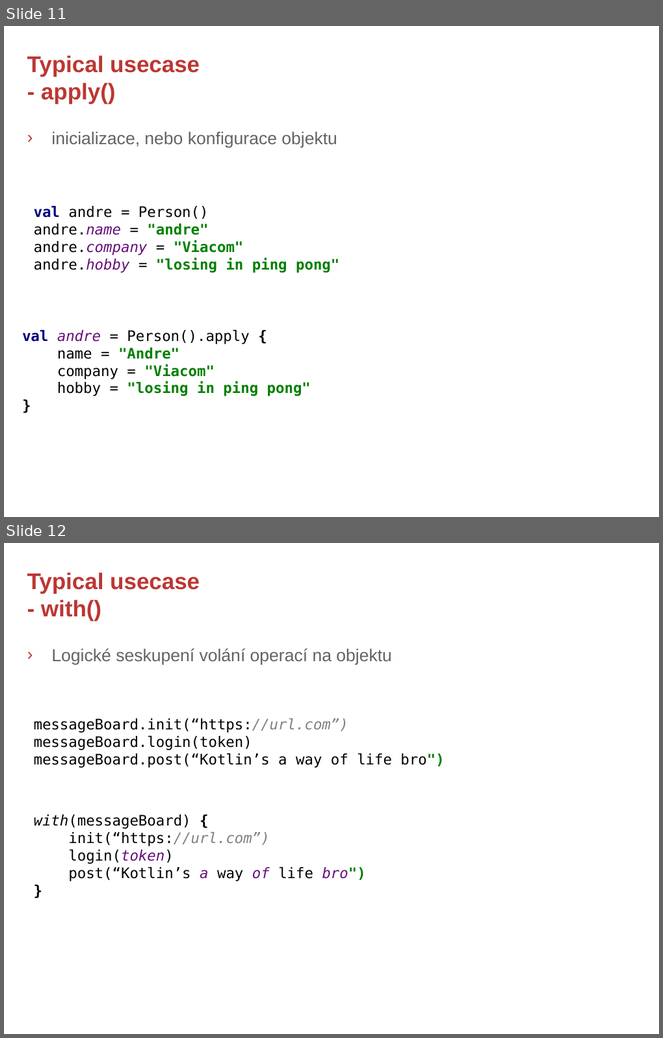
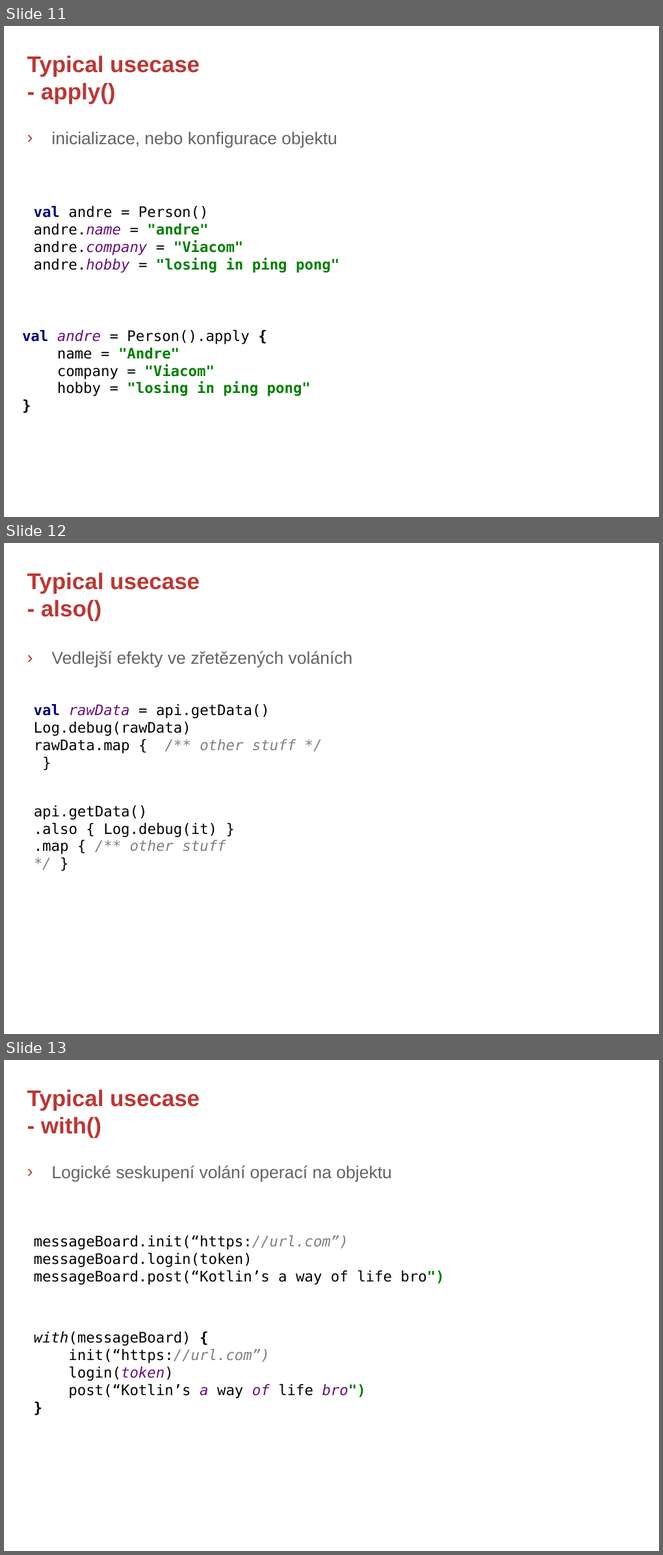
Before and after one commit to rokusjar/KotlinSkoleni, a slide deck: slides/Kotlin - 4. Standard Extension Functions.pptx. Shown one above the other, each under a label of ours: slides 11 and 12 before the commit, slides 11, 12 and 13 after it. The pictures are 663x1038 and 663x1555 pixels, drawn with LibreOffice and Linux fonts; fonts in the diff are those of the drawing; background and template pictures are left out. Boxes give left, top, right and bottom in pixels: in the first picture for what was removed or moved away, otherwise in the second. Text is boxed around its words. In the diff, an @@ line names an element or a change of style, - is before the commit and + after.

```diff
--- a/slides/Kotlin - 4. Standard Extension Functions.pptx
+++ b/slides/Kotlin - 4. Standard Extension Functions.pptx
@@ slide 12 added at box(4, 543, 659, 1034), background #FFFFFF; not listed: 1 template element that a slide beside it also shows @@
@@ text added at box(27, 572, 200, 621), 25 pt, text #BD3632, bold @@
+Typical usecase
+- also()
@@ text added at box(51, 651, 353, 667), 19 pt, text #616365 @@
+› Vedlejší efekty ve zřetězených voláních
@@ text added at box(34, 704, 296, 754), 16 pt, text #000000 @@
+val rawData = api.getData()
+Log.debug(rawData)
+rawData.map { /** other stuff */ }
@@ text added at box(34, 806, 226, 854), 16 pt, text #000000 @@
+api.getData()
+.also { Log.debug(it) }
+.map { /** other stuff */ }
@@ what was slide 12 is now slide 13 @@
```
Also in this commit, not shown: 1 slide changed.
